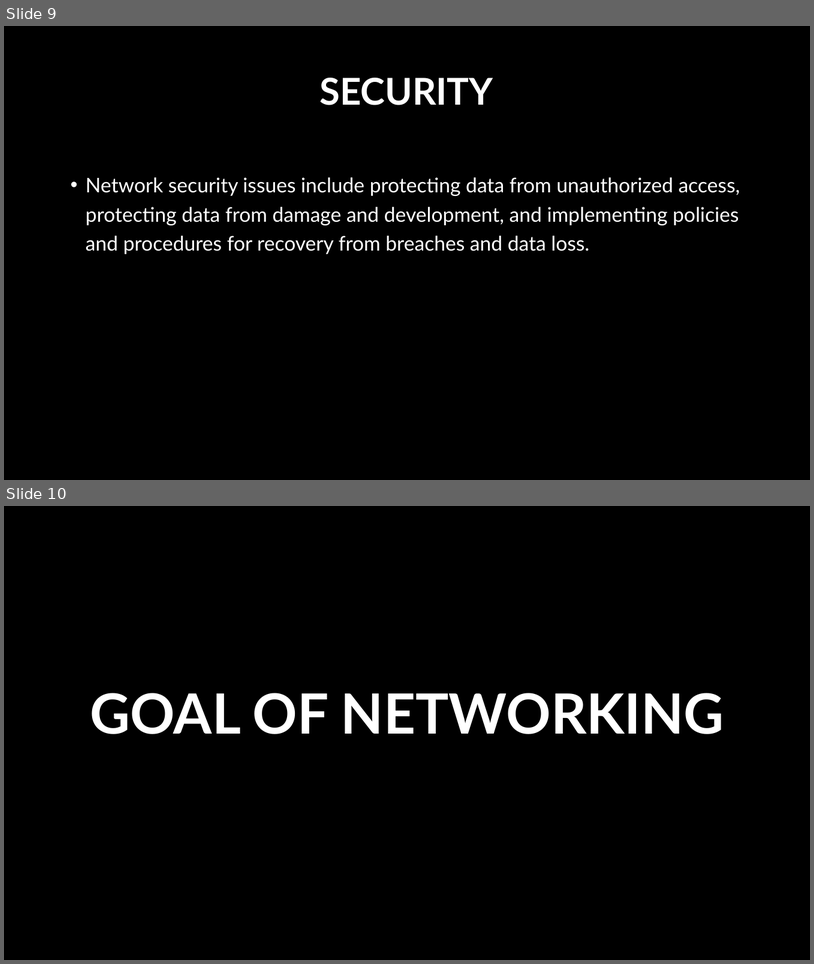
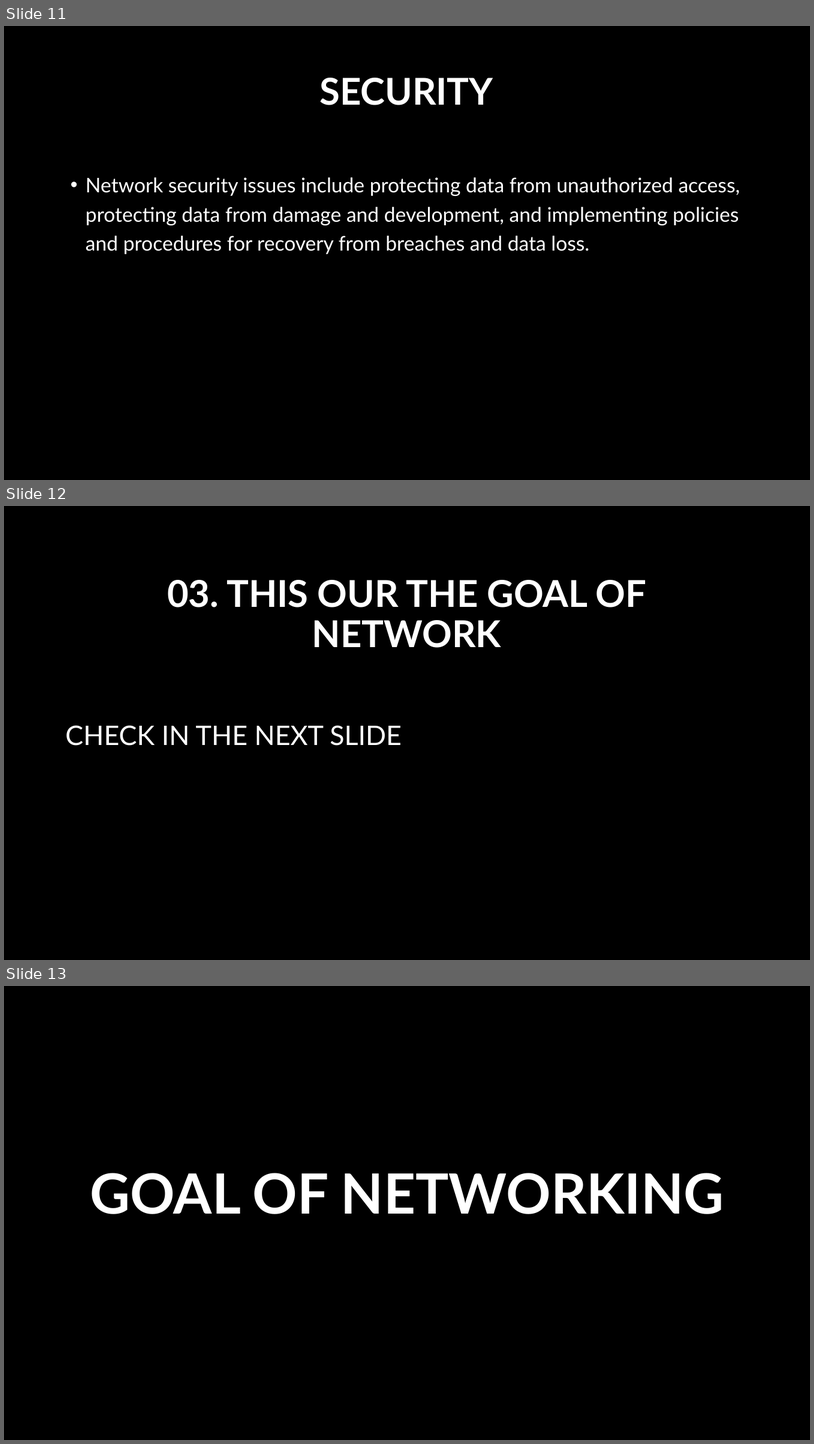
Before and after one commit to Yaelmae20/cs2022, a slide deck: COMPUTER NETWORK YAEL MAE TULAGAN.pptx. Shown one above the other, each under a label of ours: slides 9 and 10 before the commit, slides 11, 12 and 13 after it. The pictures are 814x964 and 814x1444 pixels, drawn with LibreOffice and Linux fonts; fonts in the diff are those of the drawing; background and template pictures are left out. Boxes give left, top, right and bottom in pixels: in the first picture for what was removed or moved away, otherwise in the second. Text is boxed around its words. In the diff, an @@ line names an element or a change of style, - is before the commit and + after.

```diff
--- a/COMPUTER NETWORK YAEL MAE TULAGAN.pptx
+++ b/COMPUTER NETWORK YAEL MAE TULAGAN.pptx
@@ slide 12 added at <box>4,506,810,960</box>, background picture (left out) @@
@@ title added at <box>167,580,647,648</box>, 44 pt, text #FFFFFF, bold @@
+03. THIS OUR THE GOAL OF NETWORK
@@ text added at <box>65,725,402,745</box>, 32 pt, text #FFFFFF @@
+CHECK IN THE NEXT SLIDE
@@ what was slide 9 is now slide 11 @@
@@ what was slide 10 is now slide 13 @@
```
Also in this commit, not shown: 9 other slides added, 1 slide removed.
